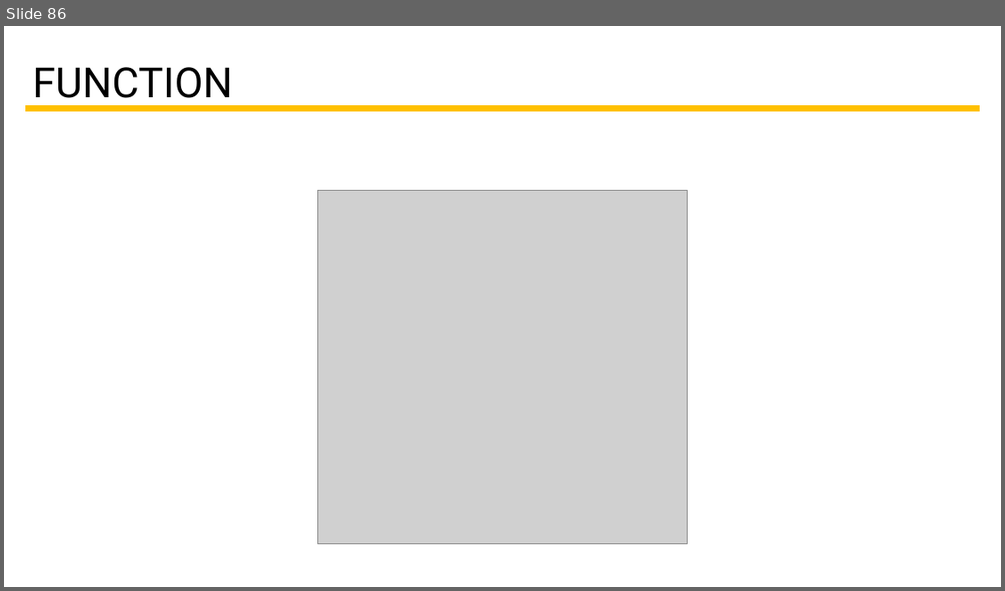
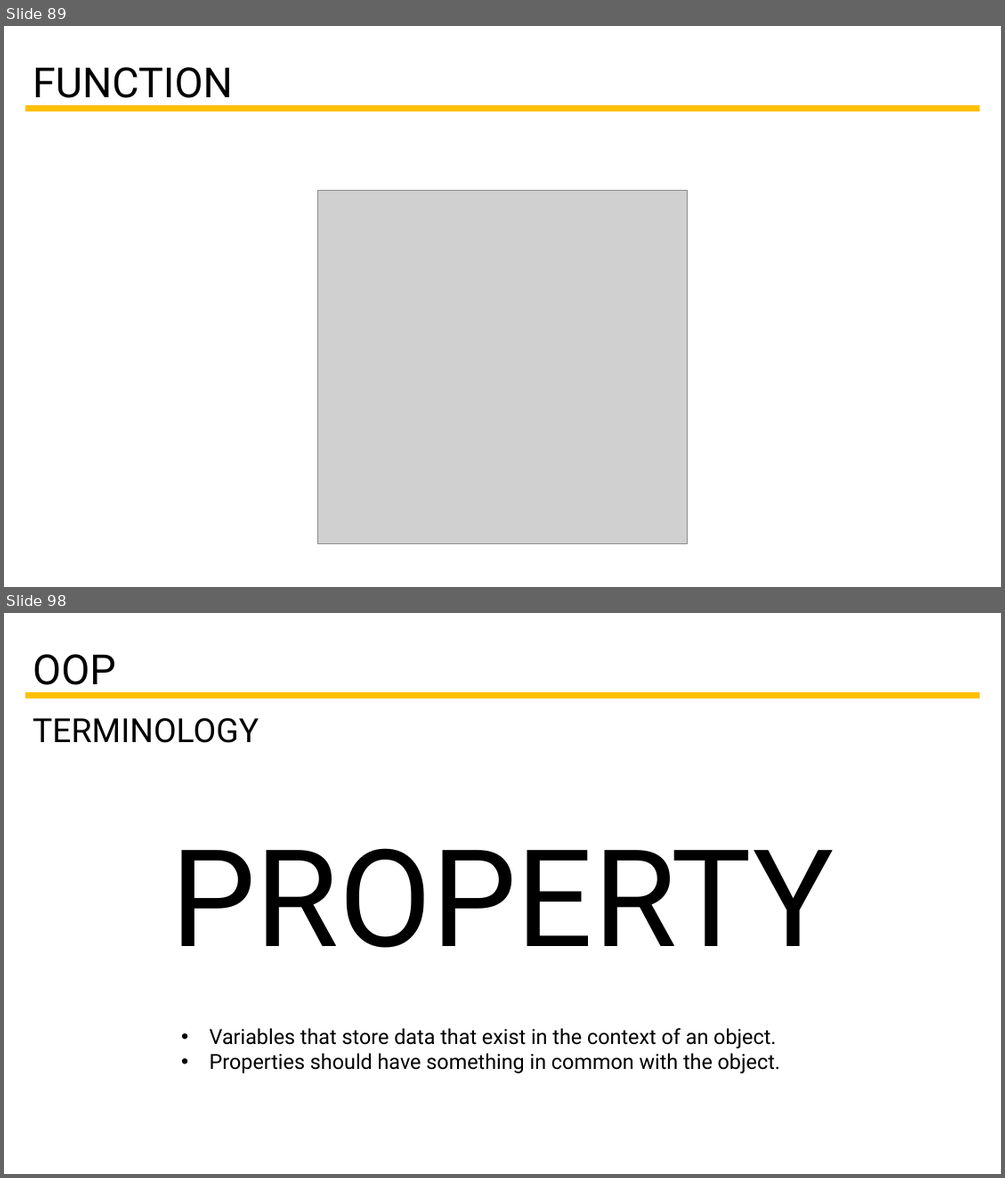
Before and after one commit to tcorral/Javascript_Ironhack, a slide deck: Slides/Presentación Javascript.pptx. Shown one above the other, each under a label of ours: slide 86 before the commit, slides 89 and 98 after it; the slides between them are not shown. The pictures are 1005x591 and 1005x1178 pixels, drawn with LibreOffice and Linux fonts; fonts in the diff are those of the drawing; grey boxes stand for pictures. Boxes give left, top, right and bottom in pixels: in the first picture for what was removed or moved away, otherwise in the second. Text is boxed around its words. In the diff, an @@ line names an element or a change of style, - is before the commit and + after.

```diff
--- a/Slides/Presentación Javascript.pptx
+++ b/Slides/Presentación Javascript.pptx
@@ slide 98 added at [4,613,1001,1174], background #FFFFFF @@
@@ text added at [32,654,116,694], 40 pt, text #000000 @@
+OOP
@@ line added from (25, 696) to (979, 696), #FFC000 6 pt @@
@@ text added at [32,718,259,743], 32 pt, text #000000 @@
+TERMINOLOGY
@@ text added at [170,848,833,948], 130 pt, text #000000 @@
+PROPERTY
@@ text added at [210,1028,780,1073], 20 pt, text #000000 @@
+• Variables that store data that exist in the context of an object.
+• Properties should have something in common with the object.
@@ what was slide 86 is now slide 89 @@
```
Also in this commit, not shown: 23 other slides added, 15 other files.
